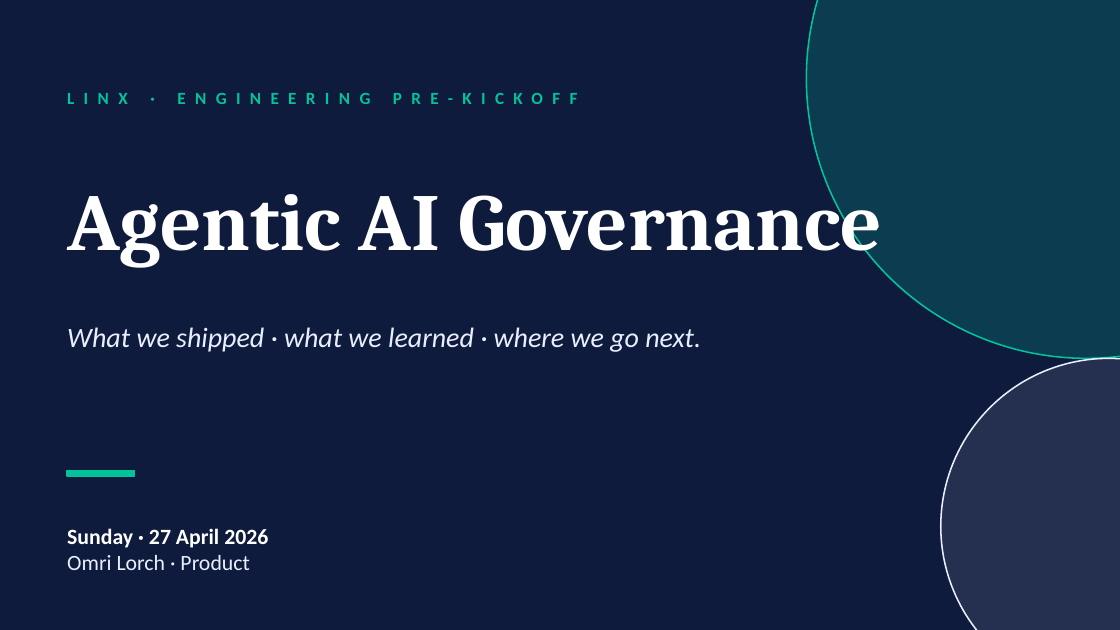
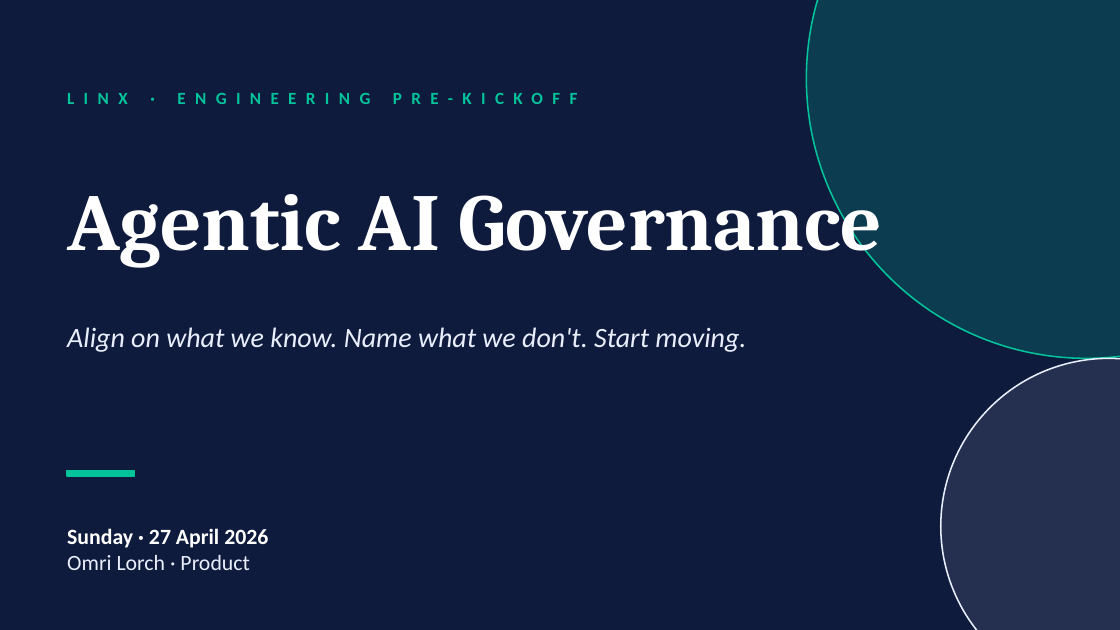
Before and after one commit to Lorch19/ol-linx-agent, a slide deck: slide 1 of artifacts/eng-prekickoff-2026-04-27.pptx. Drawn at 1120x630 pixels with LibreOffice and Linux fonts; fonts in the diff are those of the drawing. Boxes give left, top, right and bottom in pixels: in the first picture for what was removed or moved away, otherwise in the second. Text is boxed around its words. In the diff, an @@ line names an element or a change of style, - is before the commit and + after.

```diff
--- a/artifacts/eng-prekickoff-2026-04-27.pptx
+++ b/artifacts/eng-prekickoff-2026-04-27.pptx
@@ text at [67, 327, 746, 352]: text changed @@
-What we shipped · what we learned · where we go next.
+Align on what we know. Name what we don't. Start moving.
```
Also in this commit, not shown: 3 other slides changed, 4 slides added, 5 slides removed, 1 other file.
